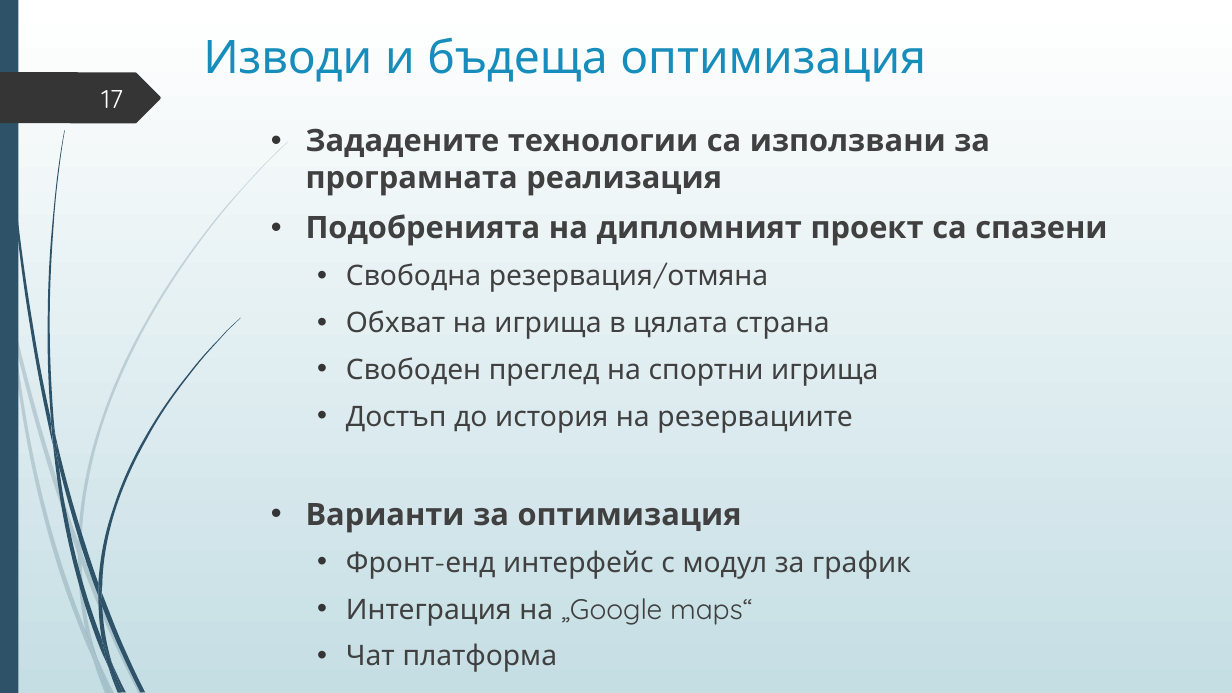
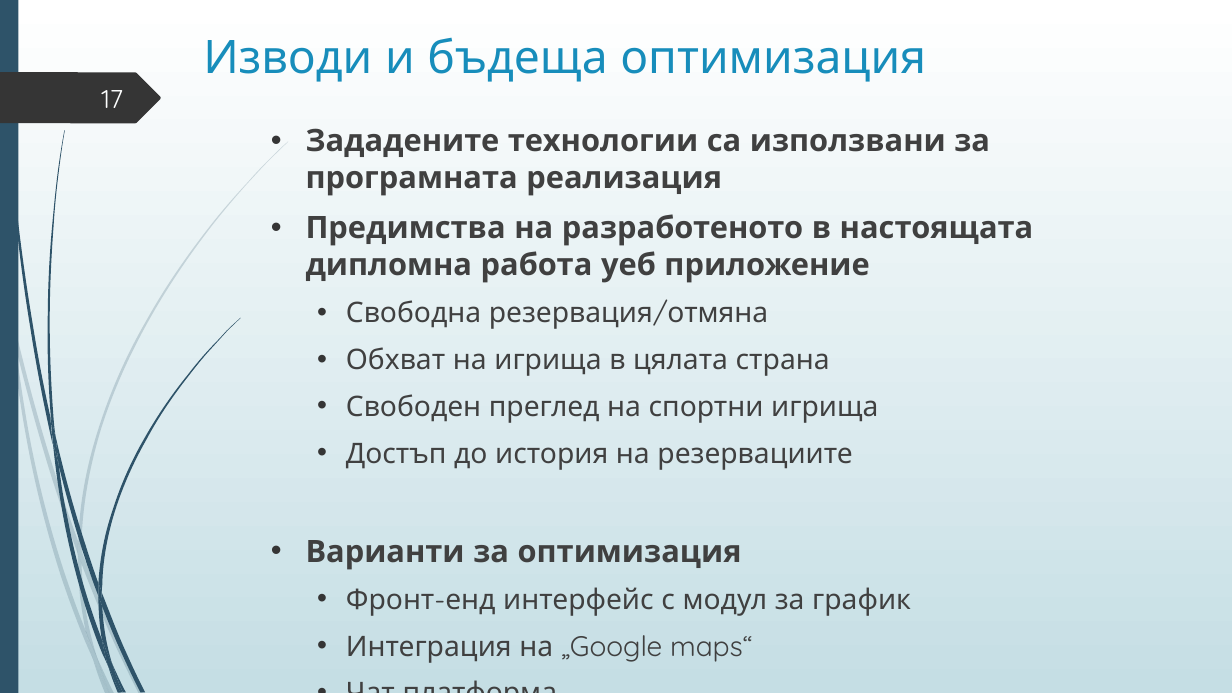
Before and after one commit to Izabel96/PlayingFieldReservations, a slide deck: slide 17 of Дипломна защита_NEW.pptx. Drawn at 1232x693 pixels with LibreOffice and Linux fonts; fonts in the diff are those of the drawing. Boxes give left, top, right and bottom in pixels: in the first picture for what was removed or moved away, otherwise in the second. Text is boxed around its words. In the diff, an @@ line names an element or a change of style, - is before the commit and + after.

```diff
--- a/Дипломна защита_NEW.pptx
+++ b/Дипломна защита_NEW.pptx
@@ text at [306, 214, 1034, 283]: text changed @@
-• Подобренията на дипломният проект са спазени
+• Предимства на разработеното в настоящата дипломна работа уеб приложение
```
